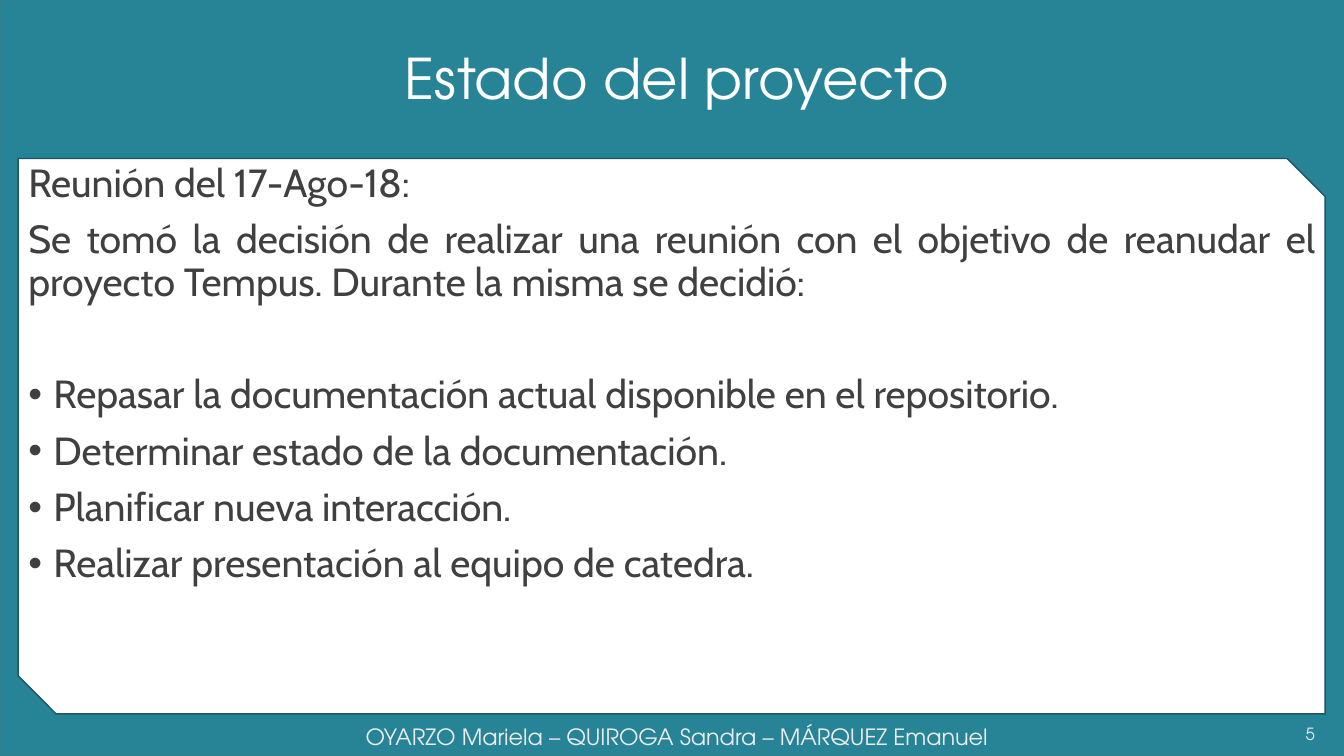
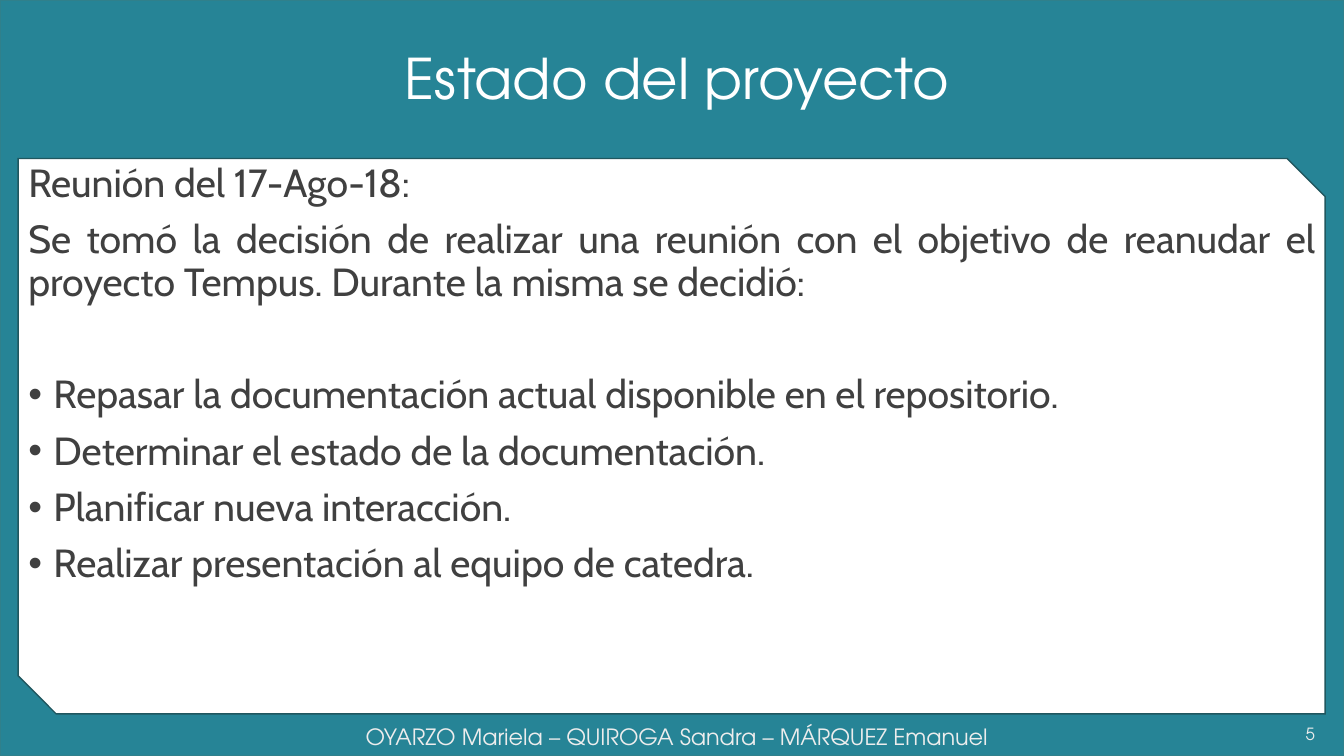
Before and after one commit to grupoyenu/yenu, a slide deck: slide 5 of 08. Presentaciones/Presentación 9 - 31.08.18.pptx. Drawn at 1344x756 pixels with LibreOffice and Linux fonts; fonts in the diff are those of the drawing; background and template pictures are left out. Boxes give left, top, right and bottom in pixels: in the first picture for what was removed or moved away, otherwise in the second. Text is boxed around its words. In the diff, an @@ line names an element or a change of style, - is before the commit and + after.

```diff
--- a/08. Presentaciones/Presentación 9 - 31.08.18.pptx
+++ b/08. Presentaciones/Presentación 9 - 31.08.18.pptx
@@ text at (x1=53, y1=435, x2=765, y2=466): text changed @@
-• Determinar estado de la documentación.
+• Determinar el estado de la documentación.
```
Also in this commit, not shown: 3 other slides changed.
